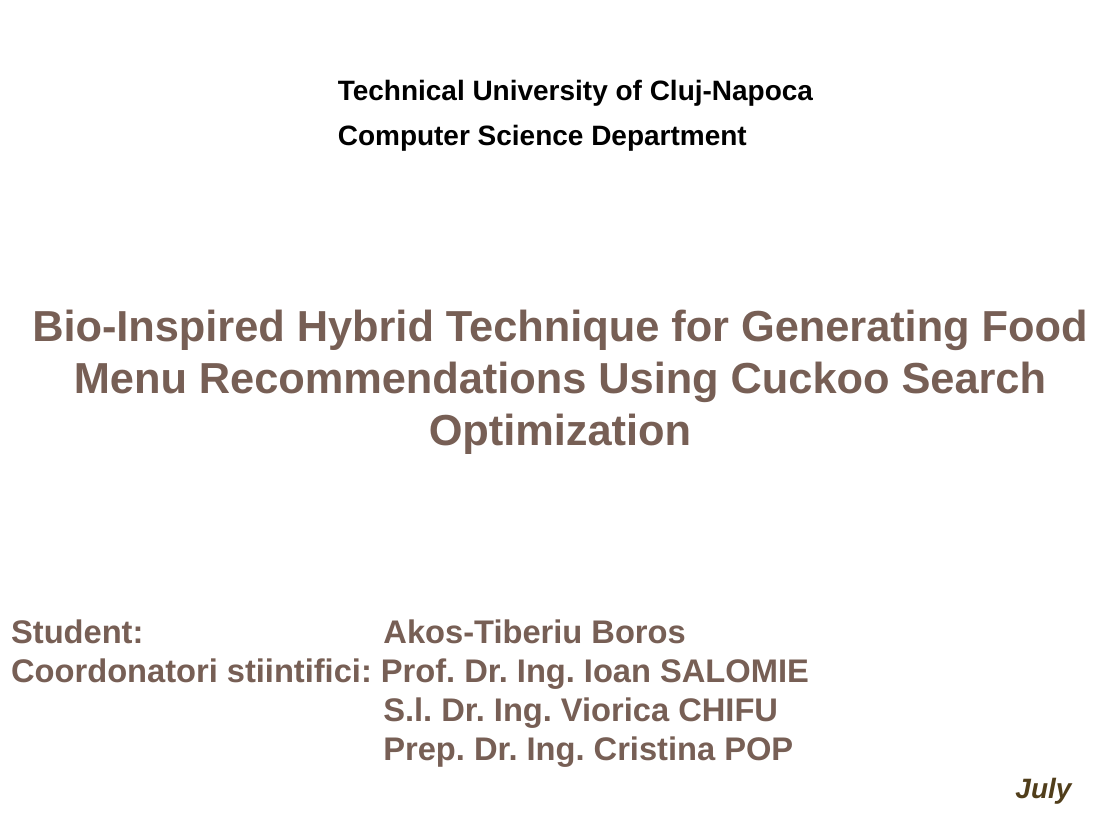
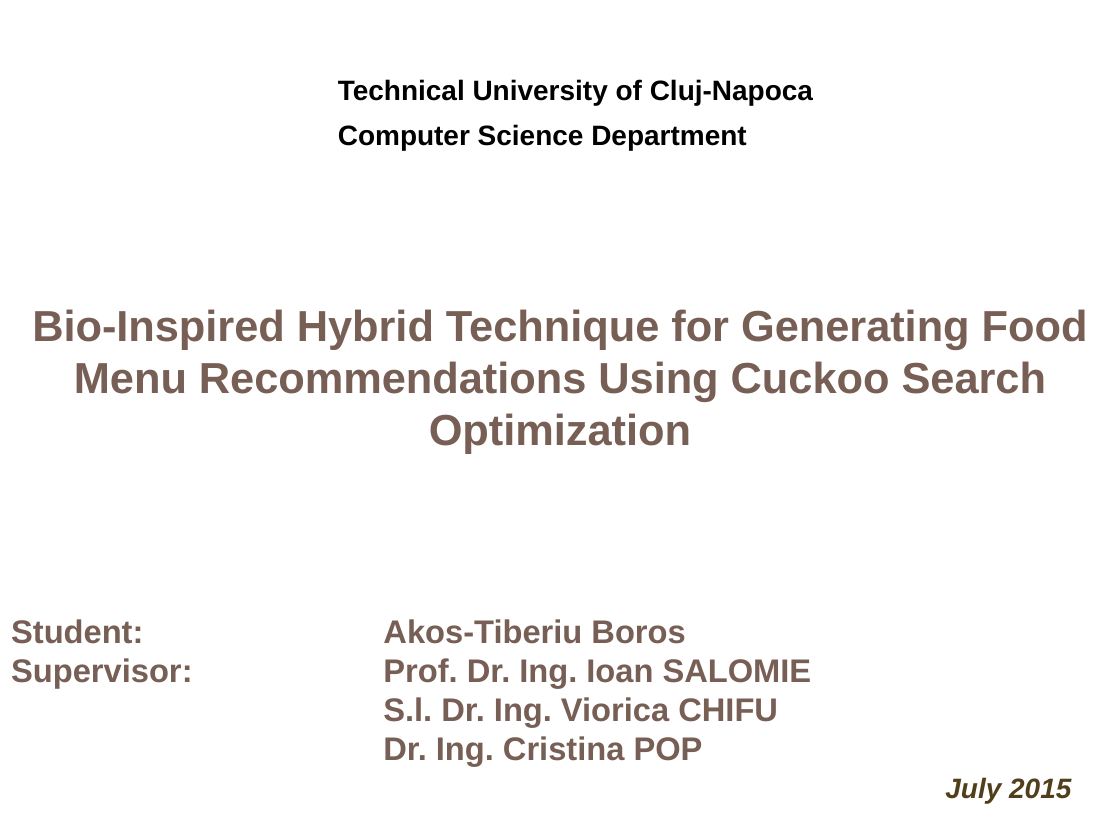
Before and after one commit to tiberiu-b/Diet4EldersDocumentation, a slide deck: slide 1 of Prezentare/TiberiuBoros.pptx. Drawn at 1120x840 pixels with LibreOffice and Linux fonts; fonts in the diff are those of the drawing; background and template pictures are left out. Boxes give left, top, right and bottom in pixels: in the first picture for what was removed or moved away, otherwise in the second. Text is boxed around its words. In the diff, an @@ line names an element or a change of style, - is before the commit and + after.

```diff
--- a/Prezentare/TiberiuBoros.pptx
+++ b/Prezentare/TiberiuBoros.pptx
@@ text at [11, 619, 812, 688]: text changed @@
-Student: Akos-Tiberiu Boros
-Coordonatori stiintifici: Prof. Dr. Ing. Ioan SALOMIE
+Student: Akos-Tiberiu Boros
+Supervisor: Prof. Dr. Ing. Ioan SALOMIE
@@ text at [383, 736, 703, 766]: text changed @@
-Prep. Dr. Ing. Cristina POP
+Dr. Ing. Cristina POP
@@ text at [945, 777, 1071, 804]: text changed @@
-July
+July 2015
```
Also in this commit, not shown: 4 other slides changed, 9 slides added, 9 slides removed.
